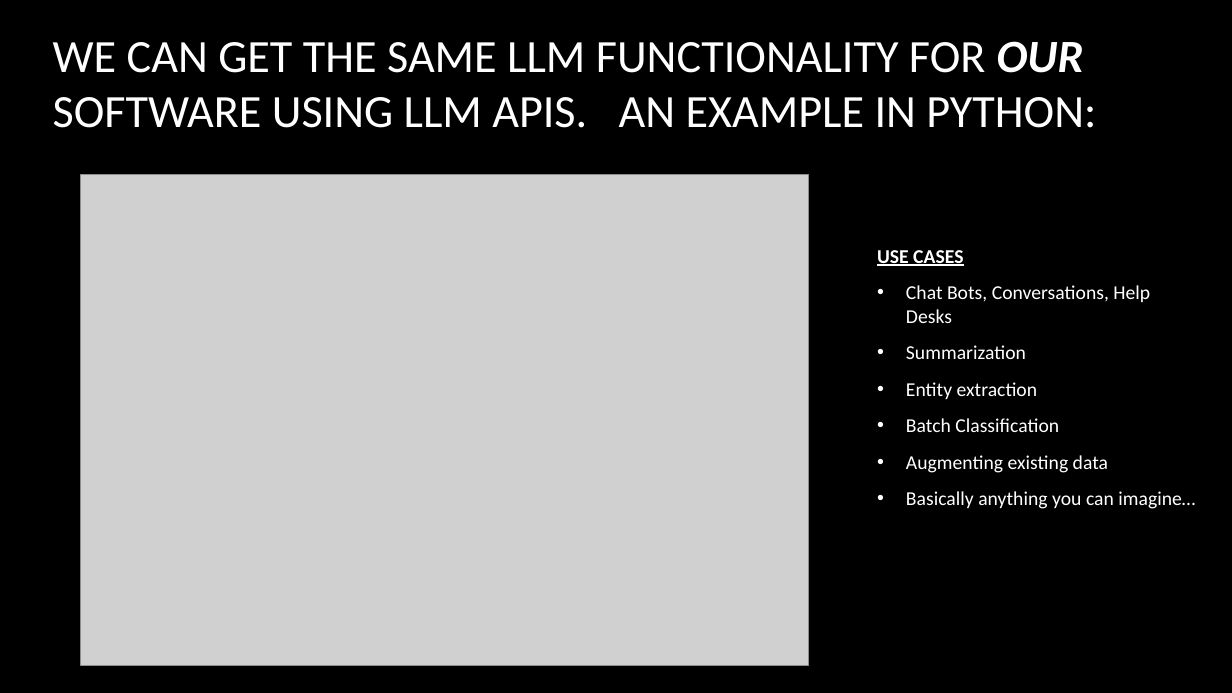
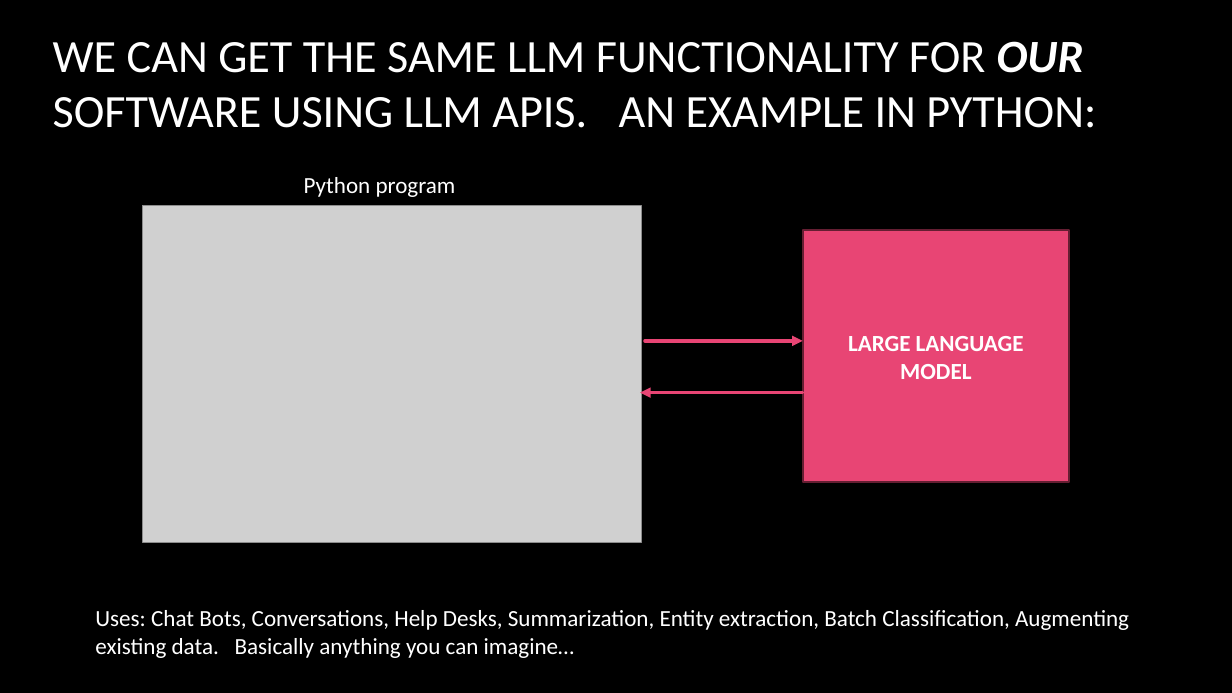
Before and after one commit to jshipway/jupyter-notebooks, a slide deck: slide 7 of John Shipway - Calling LLM from Python.pptx (slide 8 before the commit). Drawn at 1232x693 pixels with LibreOffice and Linux fonts; fonts in the diff are those of the drawing; grey boxes stand for pictures; background and template pictures are left out. Boxes give left, top, right and bottom in pixels: in the first picture for what was removed or moved away, otherwise in the second. Text is boxed around its words. In the diff, an @@ line names an element or a change of style, - is before the commit and + after.

```diff
--- a/John Shipway - Calling LLM from Python.pptx
+++ b/John Shipway - Calling LLM from Python.pptx
@@ text added at [304,177,456,197], 18 pt, text #FFFFFF @@
+Python program
@@ picture: place and size @@
-picture at [80,174,809,665]
+picture at [142,206,641,543]
@@ rectangle added at [803,230,1069,482], fill #E84574, outline #661E33 1.5 pt, 18 pt, text #FFFFFF, bold @@
+LARGE LANGUAGE MODEL
@@ arrow added from (645, 341) to (803, 341), #E84574 2.75 pt @@
@@ arrow added from (803, 393) to (640, 393), #E84574 2.75 pt @@
@@ text at [95,610,1129,658]: text changed; size 15.3 to 18 pt @@
-USE CASES
-• Chat Bots, Conversations, Help Desks
-• Summarization
-• Entity extraction
-• Batch Classification
-• Augmenting existing data
-• Basically anything you can imagine…
+Uses: Chat Bots, Conversations, Help Desks, Summarization, Entity extraction, Batch Classification, Augmenting existing data. Basically anything you can imagine…
```
Also in this commit, not shown: 6 other slides changed, 1 slide added, 1 slide removed, 1 other file.
